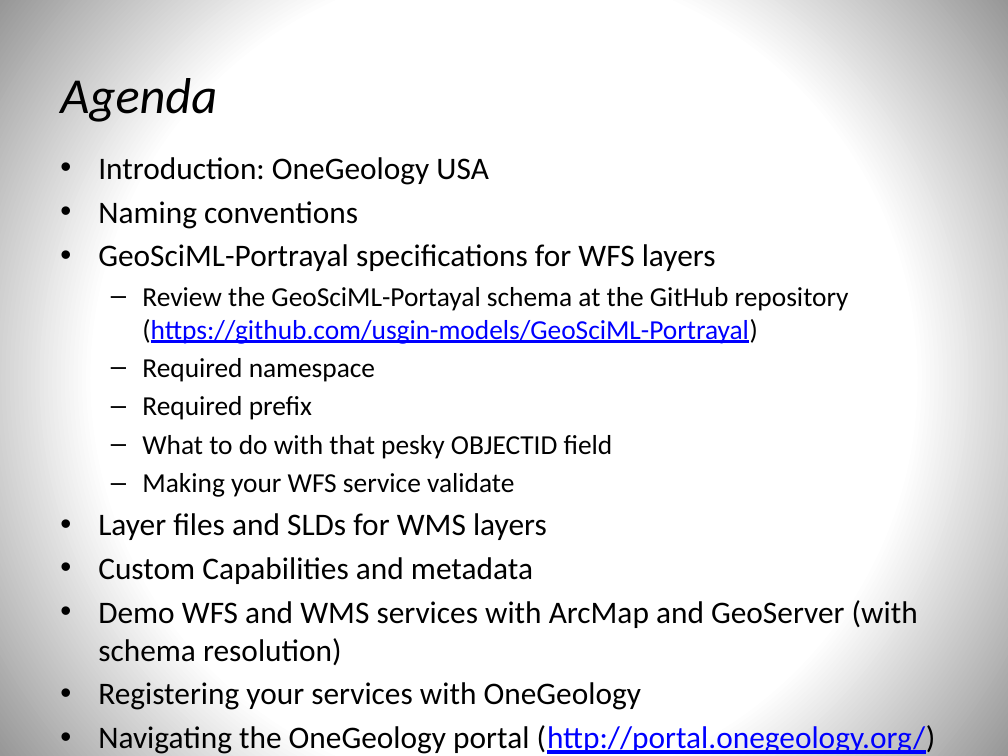
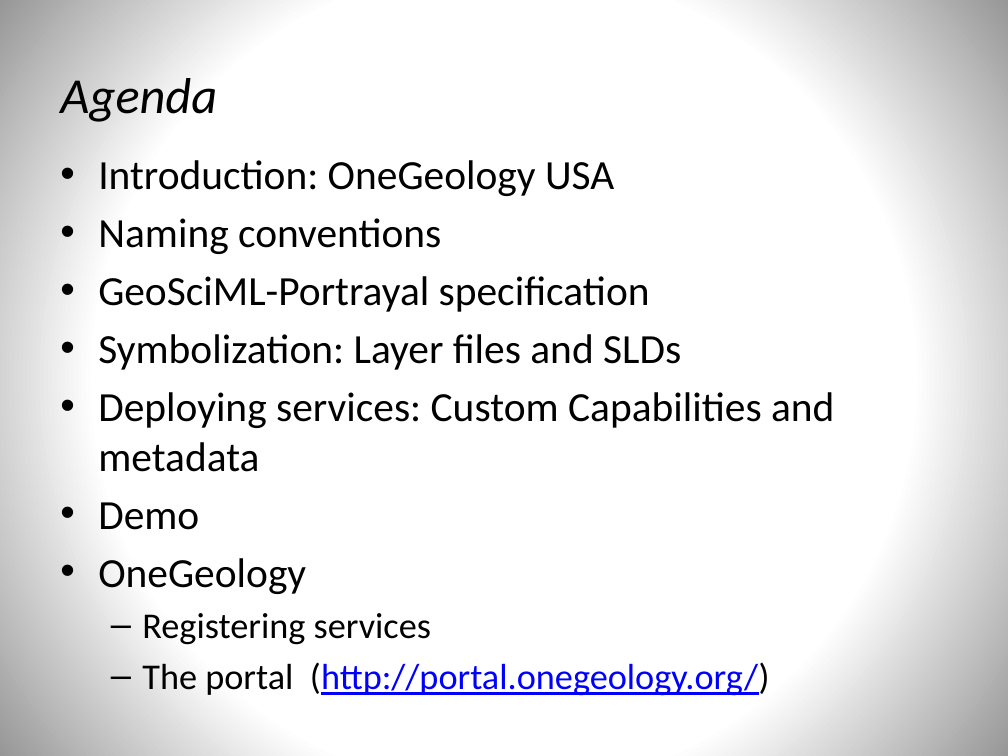
Before and after one commit to usgin/Workshops, a slide deck: slide 2 of OneGeologyWebinar/OneGeology.pptx. Drawn at 1008x756 pixels with LibreOffice and Linux fonts; fonts in the diff are those of the drawing. Boxes give left, top, right and bottom in pixels: in the first picture for what was removed or moved away, otherwise in the second. Text is boxed around its words. In the diff, an @@ line names an element or a change of style, - is before the commit and + after.

Commit message:
work on presentation for workshop
Add more info about OneGeology and GeoSciML portrayal

```diff
--- a/OneGeologyWebinar/OneGeology.pptx
+++ b/OneGeologyWebinar/OneGeology.pptx
@@ text at [98, 160, 614, 254]: size 22.4 to 29.6 pt in "Introduction: OneGeology USA", "Naming conventions"; more space between paragraphs @@
@@ text at [98, 276, 834, 696]: text changed; size 22.4 to 29.6 pt @@
-• GeoSciML-Portrayal specifications for WFS layers
-  – Review the GeoSciML-Portayal schema at the GitHub repository (https://github.com/usgin-models/GeoSciML-Portrayal)
-  – Required namespace
-  – Required prefix
-  – What to do with that pesky OBJECTID field
-  – Making your WFS service validate
-• Layer files and SLDs for WMS layers
-• Custom Capabilities and metadata
-• Demo WFS and WMS services with ArcMap and GeoServer (with schema resolution)
-• Registering your services with OneGeology
-• Navigating the OneGeology portal (http://portal.onegeology.org/)
+• GeoSciML-Portrayal specification
+• Symbolization: Layer files and SLDs
+• Deploying services: Custom Capabilities and metadata
+• Demo
+• OneGeology
+  – Registering services
+  – The portal (http://portal.onegeology.org/)
```
Also in this commit, not shown: 5 other slides changed, 4 slides added.
